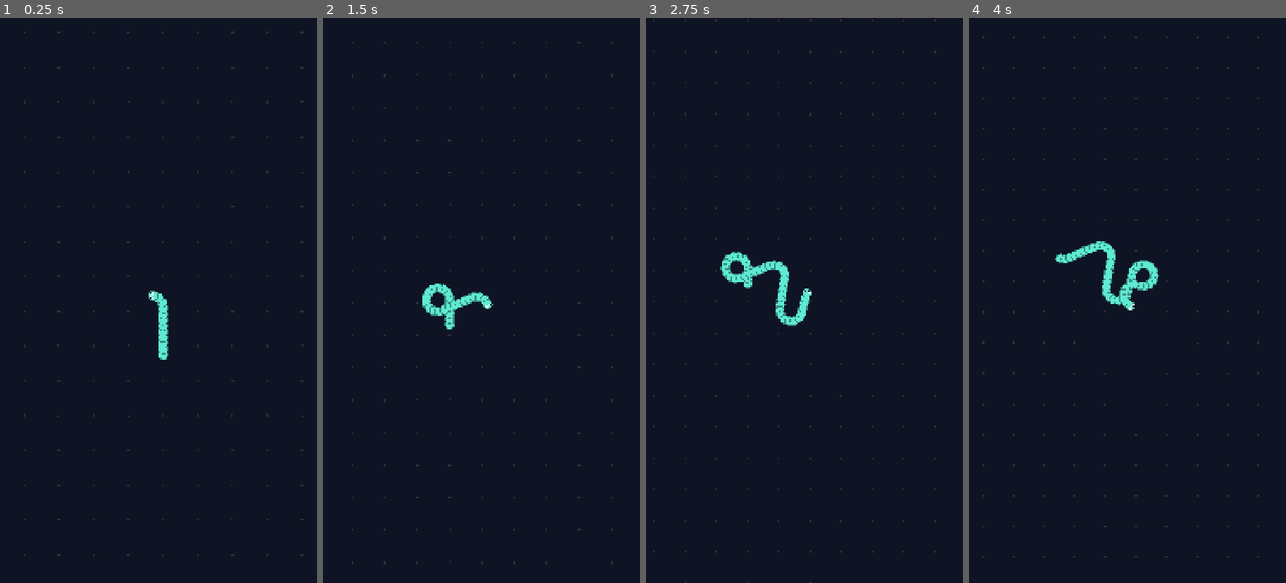
Above: before the commit, frames 1-4 (left to right).
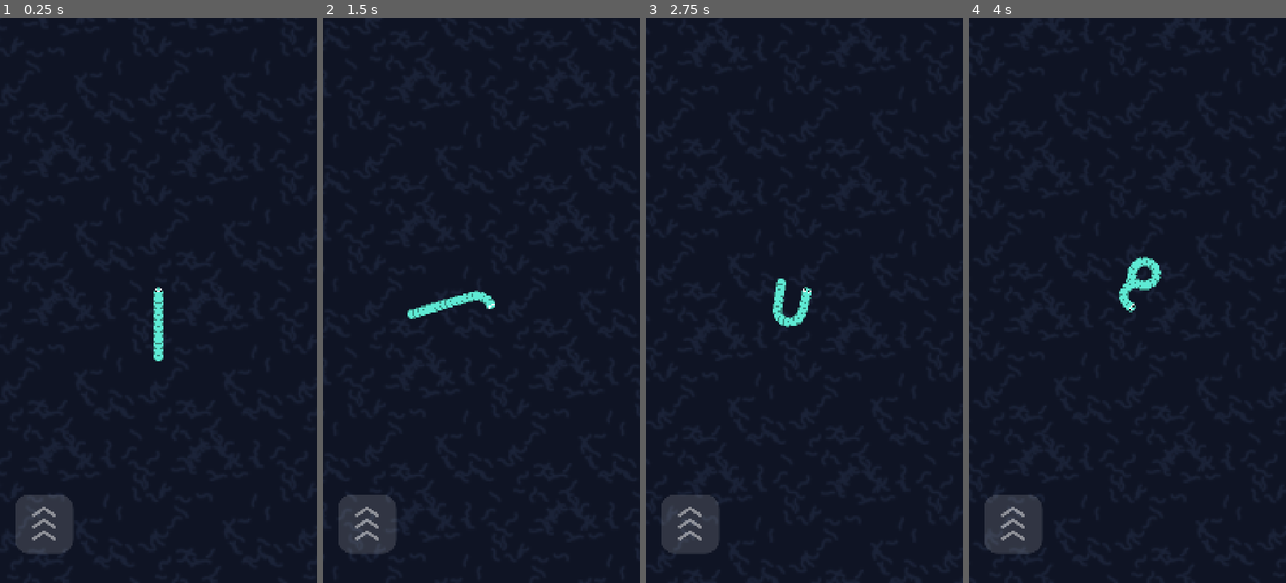
Above: after the commit, the same moments.

Repository: KristelKolkanen/snakes
Game: Godot game, scene res://scenes/main/main.tscn
The game is run twice, just before and just after one commit, with the same random seed, the same clock (stepped at 60 frames per second) and the same inputs.
Inputs (mouse positions are in pixels of both pictures, inside the frame that each line leads up to):
- Up to frame 1 (0.25 s): no input
- Up to frame 2 (1.5 s): tap Enter (ui_accept) at 0.5, 0.77, 1.07 s; move the mouse to (551, 272) at 0.52 s; hold Space 0.53-1.25 s; click (551, 272) at 0.67 s; tap G at 0.8 s; drag from (418, 328) to (465, 413) at 1.27 s
- Up to frame 3 (2.75 s): move the mouse to (836, 176) at 2.02 s; hold Enter (ui_accept) from 2.03 s (still down); click (836, 176) at 2.17 s; tap Space at 2.3 s
- Up to frame 4 (4 s): release Enter (ui_accept) at 2.75 s; drag from (1111, 413) to (1032, 215) at 2.77 s; move the mouse to (1222, 385) at 3.52 s; hold Enter (ui_accept) from 3.53 s (still down); tap G at 3.6 s; click (1222, 385) at 3.67 s

The runs differ from the first frame. In frame 1, 2.5% of the frame differs, in the area x 4-96%, y 2-96%; in frame 2, 2.8%; in frame 3, 2.9%; in frame 4, 3.0%, in the area x 4-92%, y 3-96%.

Commit message:
phase 2: touch steering, boost, arena

Diff:
--- a/scenes/main/main.tscn
+++ b/scenes/main/main.tscn
@@ -1,11 +1,16 @@
 [gd_scene format=3 uid="uid://c3jw1qrkyh6rl"]
 
-[ext_resource type="Script" uid="uid://byd51dv1enut0" path="res://scripts/world/grid.gd" id="1_hyk8p"]
+[ext_resource type="Script" uid="uid://cswwyejvxu6wf" path="res://scripts/world/arena.gd" id="1_iuonh"]
+[ext_resource type="Script" uid="uid://c05xlj0o0iric" path="res://scripts/core/main.gd" id="1_l3cfh"]
 [ext_resource type="PackedScene" uid="uid://561kay65iyv7" path="res://scenes/snake/snake.tscn" id="2_iuonh"]
+[ext_resource type="PackedScene" uid="uid://da4yi3tlha8oi" path="res://scenes/ui/hud.tscn" id="4_6q06x"]
 
 [node name="Main" type="Node2D" unique_id=788028441]
+script = ExtResource("1_l3cfh")
 
-[node name="Grid" type="Node2D" parent="." unique_id=1769333149]
-script = ExtResource("1_hyk8p")
+[node name="Arena" type="Node2D" parent="." unique_id=123977910]
+script = ExtResource("1_iuonh")
 
 [node name="Snake" parent="." unique_id=193572133 instance=ExtResource("2_iuonh")]
+
+[node name="HUD" parent="." unique_id=1042299652 instance=ExtResource("4_6q06x")]
--- a/scenes/snake/snake.tscn
+++ b/scenes/snake/snake.tscn
@@ -4,8 +4,6 @@
 
 [node name="Snake" type="Node2D" unique_id=193572133]
 script = ExtResource("1_4ska3")
-turn_rate = 6.5
-segment_spacing = 20.0
 
 [node name="Camera2D" type="Camera2D" parent="." unique_id=851457438]
 position_smoothing_enabled = true
--- /dev/null
+++ b/scenes/ui/hud.tscn
@@ -0,0 +1,12 @@
+[gd_scene format=3 uid="uid://da4yi3tlha8oi"]
+
+[ext_resource type="Script" uid="uid://bve3ff7ng2ntq" path="res://scripts/ui/boost_button.gd" id="1_0mwgc"]
+
+[node name="HUD" type="CanvasLayer" unique_id=1042299652]
+
+[node name="BoostButton" type="Control" parent="." unique_id=444771048]
+layout_mode = 3
+anchors_preset = 0
+offset_right = 40.0
+offset_bottom = 40.0
+script = ExtResource("1_0mwgc")
--- /dev/null
+++ b/scripts/core/constants.gd
@@ -0,0 +1,3 @@
+class_name Constants
+
+const ARENA_RADIUS := 3500.0
--- /dev/null
+++ b/scripts/core/main.gd
@@ -0,0 +1,14 @@
+extends Node2D
+
+@onready var snake = $Snake
+@onready var boost_button = $HUD/BoostButton
+
+
+func _ready() -> void:
+	boost_button.boost_changed.connect(snake.set_boost_requested)
+	snake.died.connect(_on_snake_died)
+
+
+func _on_snake_died() -> void:
+	# Temporary: just restart. A proper game-over screen comes in Phase 5.
+	get_tree().call_deferred("reload_current_scene")
--- a/scripts/snake/snake.gd
+++ b/scripts/snake/snake.gd
@@ -1,15 +1,26 @@
 extends Node2D
 
+signal died
+
 @export var speed := 280.0
-@export var turn_rate := 3.2            # radians per second
-@export var segment_spacing := 12.0
+@export var boost_multiplier := 2.0
+@export var turn_rate := 6.5            # radians per second
+@export var segment_spacing := 20.0
 @export var segment_radius := 18.0
 @export var start_segments := 12
+@export var min_segments := 10          # boost stops at this length
+@export var boost_cost_per_sec := 2.0   # segments lost per second of boost
 @export var body_color := Color("#5eead4")
 
 var head := Vector2.ZERO
-var heading := -PI / 2.0                # start facing up
+var heading := -PI / 2.0
+var aim_angle := -PI / 2.0
+var current_speed := 0.0
 var segment_count := 0
+var boost_requested := false
+var boosting := false
+var boost_debt := 0.0
+var alive := true
 var trail: Array[Vector2] = []          # head positions, newest first
 var segments: Array[Vector2] = []       # computed body positions, head first
 
@@ -19,24 +30,46 @@
 func _ready() -> void:
 	segment_count = start_segments
 	head = position
-	# Prefill the trail straight behind the head
+	aim_angle = heading
+	current_speed = speed
 	var back := -Vector2.from_angle(heading)
 	for i in range(int(segment_count * segment_spacing / 4.0) + 4):
 		trail.append(head + back * i * 4.0)
 	_update_segments()
 
 
+func set_boost_requested(active: bool) -> void:
+	boost_requested = active
+
+
 func _process(delta: float) -> void:
-	# Steer toward the pointer with a limited turn rate
-	var to_target := get_global_mouse_position() - head
-	if to_target.length() > 8.0:
-		var diff := angle_difference(heading, to_target.angle())
-		var max_turn := turn_rate * delta
-		heading += clampf(diff, -max_turn, max_turn)
+	if not alive:
+		return
 
-	# Move forward and record the trail
-	head += Vector2.from_angle(heading) * speed * delta
+	# Turn toward the aim direction with a limited turn rate
+	var diff := angle_difference(heading, aim_angle)
+	var max_turn := turn_rate * delta
+	heading += clampf(diff, -max_turn, max_turn)
+
+	# Boost: faster, but burns length
+	boosting = (boost_requested or Input.is_key_pressed(KEY_SPACE)) and segment_count > min_segments
+	var target_speed := speed * (boost_multiplier if boosting else 1.0)
+	current_speed = move_toward(current_speed, target_speed, 1500.0 * delta)
+	if boosting:
+		boost_debt += boost_cost_per_sec * delta
+		while boost_debt >= 1.0:
+			boost_debt -= 1.0
+			segment_count = maxi(segment_count - 1, min_segments)
+
+	# Move and record the trail
+	head += Vector2.from_angle(heading) * current_speed * delta
 	trail.push_front(head)
+
+	# Touching the arena edge kills the snake
+	if head.length() + segment_radius >= Constants.ARENA_RADIUS:
+		die()
+		return
+
 	_update_segments()
 
 	# Camera follows the head and zooms out as the snake grows
@@ -47,13 +80,33 @@
 	queue_redraw()
 
 
-func _unhandled_input(event: InputEvent) -> void:
-	# Temporary test: Space adds 5 segments
-	if event.is_action_pressed("ui_accept"):
-		segment_count += 5
+func die() -> void:
+	if not alive:
+		return
+	alive = false
+	died.emit()
 
 
-# Walk along the trail and drop a segment every `segment_spacing` pixels
+func _unhandled_input(event: InputEvent) -> void:
+	if event is InputEventScreenDrag:
+		_aim_at(event.position)
+	elif event is InputEventScreenTouch:
+		if event.pressed:
+			_aim_at(event.position)
+	elif event is InputEventMouseMotion and not OS.has_feature("mobile"):
+		_aim_at(event.position)          # desktop testing: just move the mouse
+	elif event is InputEventKey and event.pressed and event.keycode == KEY_G:
+		segment_count += 5               # temporary test: G grows the snake
+
+
+# Convert a screen position to a steering direction relative to the head
+func _aim_at(screen_pos: Vector2) -> void:
+	var head_screen := get_viewport().canvas_transform * head
+	var d := screen_pos - head_screen
+	if d.length() > 20.0:
+		aim_angle = d.angle()
+
+
 func _update_segments() -> void:
 	segments.clear()
 	segments.append(trail[0])
@@ -71,18 +124,17 @@
 		travelled += d
 		if segments.size() >= segment_count:
 			if i + 2 < trail.size():
-				trail.resize(i + 2)   # drop trail points we no longer need
+				trail.resize(i + 2)
 			break
 
 
 func _draw() -> void:
-	# Tail first so the head ends up on top
+	var col := body_color.lightened(0.25) if boosting else body_color
 	for i in range(segments.size() - 1, -1, -1):
 		var p := segments[i]
-		draw_circle(p, segment_radius, body_color.darkened(0.4))
-		draw_circle(p, segment_radius * 0.85, body_color)
+		draw_circle(p, segment_radius, col.darkened(0.4))
+		draw_circle(p, segment_radius * 0.85, col)
 
-	# Eyes
 	var fwd := Vector2.from_angle(heading)
 	var side := fwd.orthogonal()
 	for s in [-1.0, 1.0]:
--- /dev/null
+++ b/scripts/ui/boost_button.gd
@@ -0,0 +1,53 @@
+extends Control
+
+signal boost_changed(active: bool)
+
+var touch_index := -1
+var is_down := false
+
+
+func _ready() -> void:
+	mouse_filter = Control.MOUSE_FILTER_IGNORE
+	set_anchors_preset(Control.PRESET_BOTTOM_LEFT)
+	offset_left = 50.0
+	offset_right = 250.0
+	offset_top = -300.0
+	offset_bottom = -100.0
+
+
+# Handles its own touches so boosting and steering work with two fingers at once
+func _input(event: InputEvent) -> void:
+	if event is InputEventScreenTouch:
+		if event.pressed and touch_index == -1 and get_global_rect().grow(30.0).has_point(event.position):
+			touch_index = event.index
+			_set_down(true)
+			get_viewport().set_input_as_handled()
+		elif not event.pressed and event.index == touch_index:
+			touch_index = -1
+			_set_down(false)
+			get_viewport().set_input_as_handled()
+	elif event is InputEventScreenDrag and event.index == touch_index:
+		get_viewport().set_input_as_handled()
+
+
+func _set_down(value: bool) -> void:
+	is_down = value
+	queue_redraw()
+	boost_changed.emit(value)
+
+
+func _draw() -> void:
+	var box := StyleBoxFlat.new()
+	box.bg_color = Color(1, 1, 1, 0.28 if is_down else 0.14)
+	box.set_corner_radius_all(48)
+	draw_style_box(box, Rect2(Vector2.ZERO, size))
+
+	var col := Color(1, 1, 1, 0.8 if is_down else 0.45)
+	var c := size / 2.0
+	for i in 3:
+		var y := c.y + (i - 1) * 40.0
+		draw_polyline(PackedVector2Array([
+			Vector2(c.x - 38.0, y + 12.0),
+			Vector2(c.x, y - 14.0),
+			Vector2(c.x + 38.0, y + 12.0),
+		]), col, 10.0, true)
--- /dev/null
+++ b/scripts/world/arena.gd
@@ -0,0 +1,57 @@
+extends Node2D
+
+const TILE_SIZE := 512
+const BG_COLOR := Color("#0f1424")
+const INK_COLOR := Color("#1b2338")
+const COVER := 2400.0       # how far the world is drawn past the arena edge
+
+var tile: ImageTexture
+
+
+func _ready() -> void:
+	z_index = -10
+	texture_repeat = CanvasItem.TEXTURE_REPEAT_ENABLED
+	texture_filter = CanvasItem.TEXTURE_FILTER_LINEAR_WITH_MIPMAPS
+	tile = _make_tile()
+	queue_redraw()
+
+
+func _draw() -> void:
+	if tile == null:
+		return
+	var r := Constants.ARENA_RADIUS
+	var half := r + COVER
+	draw_texture_rect(tile, Rect2(-half, -half, half * 2.0, half * 2.0), true)
+	# Dark void outside the arena
+	draw_arc(Vector2.ZERO, r + COVER / 2.0, 0.0, TAU, 256, Color(0.02, 0.03, 0.06, 0.85), COVER)
+	# Glowing red boundary
+	draw_arc(Vector2.ZERO, r, 0.0, TAU, 256, Color(1.0, 0.23, 0.36, 0.18), 60.0, true)
+	draw_arc(Vector2.ZERO, r, 0.0, TAU, 256, Color(1.0, 0.23, 0.36, 1.0), 12.0, true)
+
+
+# Generates a seamless squiggle pattern so you need no image files yet
+func _make_tile() -> ImageTexture:
+	var img := Image.create(TILE_SIZE, TILE_SIZE, false, Image.FORMAT_RGBA8)
+	img.fill(BG_COLOR)
+	var rng := RandomNumberGenerator.new()
+	rng.seed = 7
+	for s in 70:
+		var p := Vector2(rng.randf() * TILE_SIZE, rng.randf() * TILE_SIZE)
+		var a := rng.randf() * TAU
+		var curve := rng.randf_range(0.08, 0.2) * (1.0 if rng.randf() < 0.5 else -1.0)
+		var steps := rng.randi_range(14, 30)
+		for i in steps:
+			_stamp(img, p, 5)
+			p += Vector2.from_angle(a) * 2.5
+			a += curve
+			if i == int(steps * 0.5):
+				curve = -curve        # makes an S-shaped squiggle
+	img.generate_mipmaps()
+	return ImageTexture.create_from_image(img)
+
+
+func _stamp(img: Image, c: Vector2, r: int) -> void:
+	for dx in range(-r, r + 1):
+		for dy in range(-r, r + 1):
+			if dx * dx + dy * dy <= r * r:
+				img.set_pixel(posmod(int(c.x) + dx, TILE_SIZE), posmod(int(c.y) + dy, TILE_SIZE), INK_COLOR)
--- a/scripts/world/grid.gd
+++ /dev/null
@@ -1,9 +0,0 @@
-extends Node2D
-
-const SIZE := 3000
-const STEP := 120
-
-func _draw() -> void:
-	for x in range(-SIZE, SIZE + 1, STEP):
-		for y in range(-SIZE, SIZE + 1, STEP):
-			draw_circle(Vector2(x, y), 4.0, Color(1, 1, 1, 0.12))
Not shown, added: scripts/core/constants.gd.uid
Not shown, added: scripts/core/main.gd.uid
Not shown, added: scripts/ui/boost_button.gd.uid
Not shown, added: scripts/world/arena.gd.uid
Not shown, removed: scripts/world/grid.gd.uid
